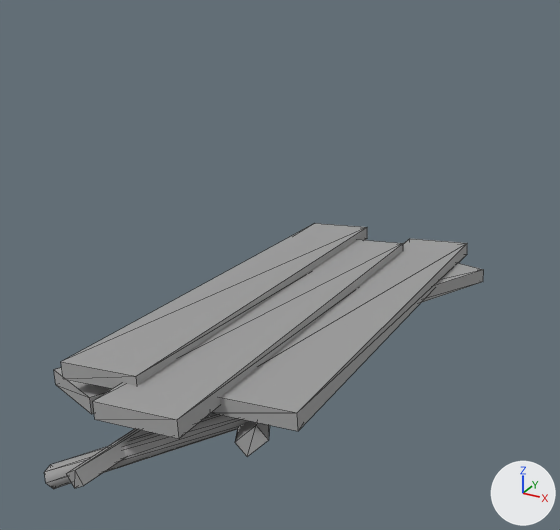
A saved change to the FBX model artist map/E. Enviroment/8. MiningSpot/1. Model/2. Fbx model/MiningSpot001.FBX.
Rendered twice from a camera (50 mm lens) standing at (5.78, -10.79, 6.22) and looking at (-0.48, 0.61, 0.52). Lighting does not change. The marker at lower right points along +X, +Y and +Z. Mesh edges are drawn as thin lines.

The scene before the commit, as lines of its bpy script (objects in view):
```python
me_mesh = bpy.data.meshes.new('Mesh')
me_mesh.from_pydata(...)  # 76 vertices, 120 faces; spans x -130.0..98.0, y -105.0..11.0, z -212.0..173.0
me_mesh.materials.append(mat_01___default)  # grey #9f9f9f
ob_ms004 = bpy.data.objects.new('MS004', me_mesh)
ob_ms004.parent = ob_miningstages
ob_ms004.location = (1509.0, 99.61, 369.2)
ob_ms004.rotation_euler = (1.056, 1.467, 1.018)  # degrees (61, 84, 58)
```
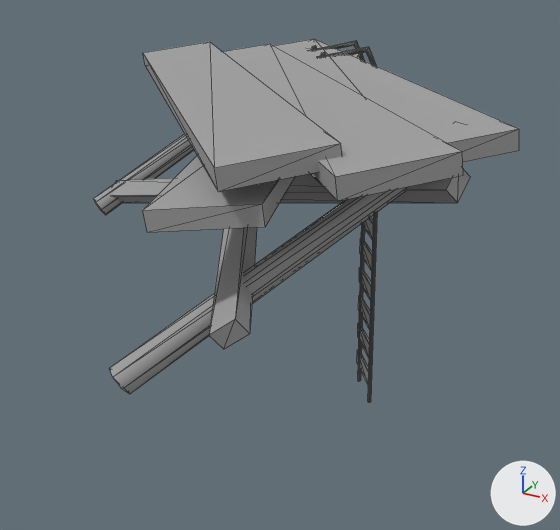
What changed in the scene script:
```text
Change me_mesh:
    used by ob_ms004; parent = ob_miningstages; location = (1509.0, 99.61, 369.2); rotation_euler = (1.056, 1.467, 1.018), in degrees (61, 84, 58)
    remove me_mesh.from_pydata(...)  # 76 vertices, 120 faces; spans x -130.0..98.0, y -105.0..11.0, z -212.0..173.0
    add me_mesh.from_pydata(...)  # 276 vertices, 472 faces; spans x -114.0..114.0, y -161.0..161.0, z -193.0..193.0
    me_mesh part 1: the loose piece of 8 vertices spanning x -26.0..26.0, y -5.0..5.0, z -173.0..173.0 is moved by (16.0, 150.0, 20.0)
    me_mesh part 2: the loose piece of 8 vertices spanning x 19.0..72.0, y -11.0..-1.0, z -212.0..134.0 is moved by (16.0, 148.0, 20.0)
    me_mesh part 3: the loose piece of 8 vertices spanning x -69.0..-16.0, y 0.0..11.0, z -197.0..149.0 is moved by (16.0, 150.0, 20.0)
    me_mesh part 4: the loose piece of 14 vertices spanning x -130.0..70.0, y -105.0..-3.0, z 97.0..120.0 is moved by (16.0, 150.0, 20.0)
    me_mesh part 5: the loose piece of 14 vertices spanning x -129.0..70.0, y -105.0..-4.0, z -182.0..-159.0 is moved by (16.0, 150.0, 20.0)
    me_mesh part 6: the loose piece of 8 vertices spanning x -99.0..98.0, y -19.0..-9.0, z -187.0..148.0 is moved by (16.0, 150.0, 20.0)
    me_mesh part 7: the loose piece of 8 vertices spanning x -119.0..51.0, y -98.0..-16.0, z -176.0..136.0 is moved by (16.0, 150.0, 20.0)
    me_mesh part 8: the loose piece of 8 vertices spanning x -83.0..23.0, y -76.0..-12.0, z -188.0..148.0 is moved by (16.0, 150.0, 20.0)
    me_mesh part 9: 200 vertices added at x 67.0..113.0, y -161.0..151.0, z -149.0..-91.0
Change ob_ms004:
    remove ob_ms004.parent = ob_miningstages
    ob_ms004.location: (1509.0, 99.61, 369.2) -> (0.0, 0.0, 0.0)
    ob_ms004.rotation_euler: (1.056, 1.467, 1.018) -> (1.564, -0.124, 0.75)  # degrees (61, 84, 58) -> degrees (90, -7.1, 43)
    ob_ms004.scale: (1.0, 1.0, 1.0) -> (0.0262, 0.0254, 0.0247)
```

Where the change shows, as pixel boxes (x1, y1, x2, y2) in the pictures (560 x 530 px; the box of a moved part takes in the faces that stretch with it):
'MS004', reshaped, moved, turned, rescaled: before (44, 223, 484, 489); after (94, 39, 519, 402)
part 1 of me_mesh, moved or reshaped: before (93, 240, 403, 439); after (223, 44, 463, 201)
part 2 of me_mesh, moved or reshaped: before (211, 239, 467, 431); after (275, 39, 519, 162)
part 3 of me_mesh, moved or reshaped: before (61, 223, 367, 389); after (143, 42, 342, 192)
part 4 of me_mesh, moved or reshaped: before (44, 413, 248, 489); after (110, 187, 406, 394)
part 5 of me_mesh, moved or reshaped (not visible before): after (94, 134, 194, 215)
part 6 of me_mesh, moved or reshaped: before (54, 263, 484, 414); after (143, 49, 363, 232)
part 7 of me_mesh, moved or reshaped: before (235, 421, 270, 457); after (111, 169, 470, 203)
part 8 of me_mesh, moved or reshaped: before (66, 429, 151, 488); after (209, 227, 257, 349)
part 9 of me_mesh, added: after (312, 41, 377, 402)
